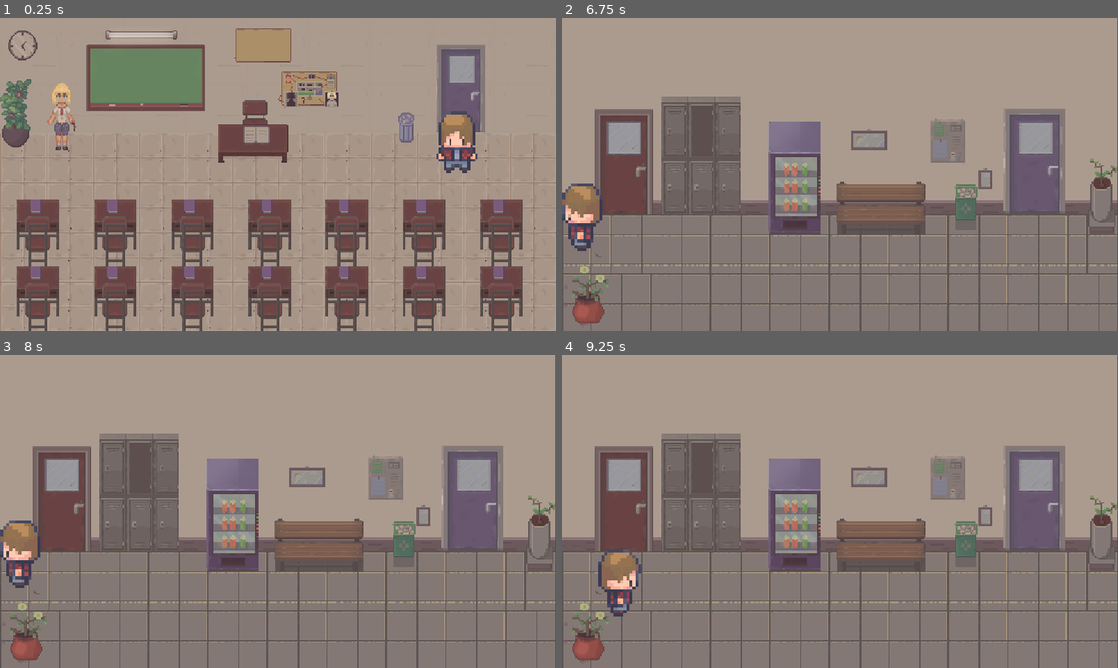
Above: before the commit, frames 1-4 (two rows, left to right).
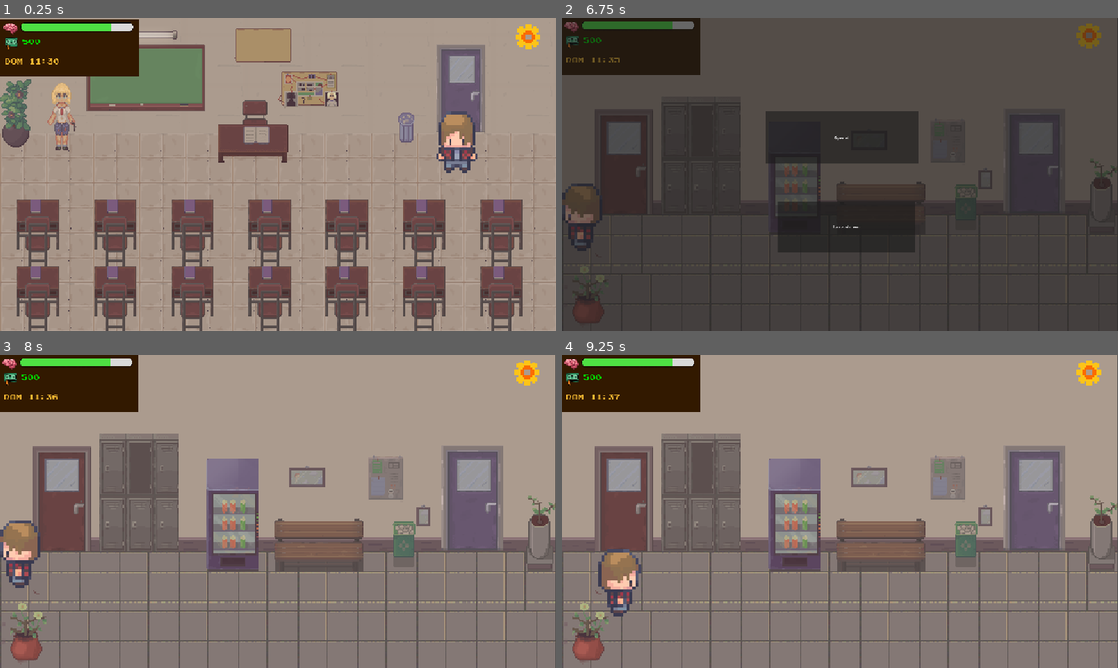
Above: after the commit, the same moments.

Repository: BurningUNI/BurnOut
Game: Godot game, scene res://scenes/classe.tscn
Same seed, same stepped clock (60 frames per second), same inputs: the game is played once before the commit and once after it. This scene is started directly instead of the project's main scene.
Inputs (mouse positions are in pixels of both pictures, inside the frame that each line leads up to):
- Up to frame 1 (0.25 s): no input
- Up to frame 2 (6.75 s): click (1090, 36) at 0.52 s; click (840, 140) at 1.25 s, where only the run after the commit has a clickable "Riprendi"; move the mouse to (962, 158) at 2.02 s; hold Right (ui_right) 2.03-2.78 s; hold Space (interact) 2.03-2.78 s; click (962, 158) at 2.17 s; move the mouse to (728, 190) at 2.77 s; hold Down (ui_down) 2.78-3.53 s; tap Space (interact) at 2.85, 4.35, 5.85 s; move the mouse to (895, 105) at 3.52 s; hold Right (ui_right) 3.53-4.28 s; hold Space (interact) 3.53-4.28 s; move the mouse to (812, 237) at 4.27 s; hold Up (ui_up) 4.28-5.03 s; click (812, 237) at 4.42 s; move the mouse to (1006, 221) at 5.02 s; hold Space (interact) 5.03-5.78 s; hold Left (ui_left) 5.03-6.5 s; move the mouse to (673, 127) at 5.77 s; click (1090, 33) at 6.52 s
- Up to frame 3 (8 s): click (278, 473) at 7.25 s, where only the run after the commit has a clickable "Riprendi"
- Up to frame 4 (9.25 s): move the mouse to (867, 511) at 8.02 s; hold Down (ui_down) 8.03-8.78 s; hold Space (interact) 8.03-8.78 s; click (867, 511) at 8.17 s; move the mouse to (756, 433) at 8.77 s; hold Right (ui_right) from 8.78 s (still down); tap Space (interact) at 8.85 s

The runs differ from the first frame. In frame 1, 4.8% of the frame differs, in the area x 0-98%, y 0-19%; in frame 2, 100%, in the area x 0-100%, y 0-100%; in frame 3, 4.8%; in frame 4, 4.8%.

Commit message:
MENU IMPOSTAZIONI

Diff:
--- a/scenes/classe.tscn
+++ b/scenes/classe.tscn
@@ -1,7 +1,8 @@
-[gd_scene load_steps=21 format=3 uid="uid://d0naevhyupmjv"]
+[gd_scene load_steps=22 format=3 uid="uid://d0naevhyupmjv"]
 
 [ext_resource type="Texture2D" uid="uid://igvq6yd8fhv7" path="res://assets/scuola/A4.png" id="1_c5bre"]
 [ext_resource type="Script" uid="uid://b4oh323e0ysf" path="res://scripts/classe.gd" id="1_d8tu8"]
+[ext_resource type="PackedScene" uid="uid://bkwkee3ck8nss" path="res://scenes/ui/hud.tscn" id="2_5kxqk"]
 [ext_resource type="Texture2D" uid="uid://c0mrarpvssha2" path="res://assets/scuola/A5.png" id="2_8s5db"]
 [ext_resource type="Texture2D" uid="uid://degqn82gm6e5n" path="res://assets/scuola/Inside_C.png" id="3_d8tu8"]
 [ext_resource type="Texture2D" uid="uid://comf1qitkjkmj" path="res://assets/scuola/Inside_D.png" id="4_ooelu"]
@@ -3824,6 +3825,13 @@
 [node name="Classe" type="Node2D"]
 script = ExtResource("1_d8tu8")
 
+[node name="HUD" parent="." instance=ExtResource("2_5kxqk")]
+scale = Vector2(0.5, 0.5)
+transform = Transform2D(0.5, 0, 0, 0.5, 0, 0)
+
+[node name="PhonePopup" parent="HUD" index="2"]
+visible = false
+
 [node name="TileMap" type="TileMap" parent="."]
 tile_set = SubResource("TileSet_4854f")
 format = 2
@@ -3903,4 +3911,5 @@
 [connection signal="body_entered" from="areaPorta" to="." method="_on_area_porta_body_entered"]
 [connection signal="body_exited" from="areaPorta" to="." method="_on_area_porta_body_exited"]
 
+[editable path="HUD"]
 [editable path="Player"]
--- a/scenes/corridoio.tscn
+++ b/scenes/corridoio.tscn
@@ -3913,6 +3913,17 @@
 [node name="Corridoio" type="Node2D"]
 script = ExtResource("1_timwp")
 
+[node name="HUD" parent="." instance=ExtResource("9_mhdcs")]
+offset = Vector2(-2, -3)
+scale = Vector2(0.5, 0.5)
+transform = Transform2D(0.5, 0, 0, 0.5, -2, -3)
+
+[node name="PhonePopup" parent="HUD" index="2"]
+visible = false
+
+[node name="ImpostazioniButton" parent="HUD" index="3"]
+metadata/_edit_use_anchors_ = true
+
 [node name="TileMap" type="TileMap" parent="."]
 tile_set = SubResource("TileSet_c6qbj")
 format = 2
@@ -3998,12 +4009,6 @@
 horizontal_alignment = 1
 vertical_alignment = 2
 
-[node name="HUD" parent="." instance=ExtResource("9_mhdcs")]
-visible = false
-offset = Vector2(-2, -3)
-scale = Vector2(0.5, 0.5)
-transform = Transform2D(0.5, 0, 0, 0.5, -2, -3)
-
 [node name="SpawnPortaCasa" type="Marker2D" parent="."]
 position = Vector2(19, 45)
 
@@ -4015,4 +4020,5 @@
 [connection signal="body_entered" from="portaClasse" to="." method="_on_porta_classe_body_entered"]
 [connection signal="body_exited" from="portaClasse" to="." method="_on_porta_classe_body_exited"]
 
+[editable path="HUD"]
 [editable path="Player"]
--- a/scenes/ui/hud.tscn
+++ b/scenes/ui/hud.tscn
@@ -7,6 +7,7 @@
 [ext_resource type="Texture2D" uid="uid://c6866mrkuq1cs" path="res://assets/icons/icons8-soldi-50.png" id="5_136eg"]
 [ext_resource type="FontFile" uid="uid://l0nqfp87alnk" path="res://assets/fonts/PressStart2P-Regular.ttf" id="6_oj5la"]
 [ext_resource type="Texture2D" uid="uid://ced03621wvl2q" path="res://scenes/oggetti/ChatGPT_Image_7_giu_2025_12_07_25-removebg-preview.png" id="7_gss2c"]
+[ext_resource type="Texture2D" uid="uid://c04e21qf0oj5k" path="res://assets/icons/icons8-impostazioni-128 (1).png" id="8_h022r"]
 
 [sub_resource type="StyleBoxFlat" id="StyleBoxFlat_oj5la"]
 bg_color = Color(0.196078, 0.0980392, 0, 1)
@@ -102,58 +103,90 @@
 anchor_top = 1.0
 anchor_right = 0.5
 anchor_bottom = 1.0
-offset_left = -20.5
-offset_top = -41.0
-offset_right = 20.5
+offset_left = -19.0
+offset_top = -506.0
+offset_right = 1268.0
+offset_bottom = 563.0
 grow_horizontal = 2
 grow_vertical = 0
+size_flags_vertical = 4
 
 [node name="PhoneImage" type="TextureRect" parent="PhonePopup"]
 layout_mode = 1
-anchors_preset = -1
-anchor_top = -8.365
-anchor_right = 12.263
-offset_left = 169.5
-offset_top = -66.035
-offset_right = 166.717
-offset_bottom = 91.0
+anchors_preset = 15
+anchor_right = 1.0
+anchor_bottom = 1.0
+offset_left = 11.0
+offset_top = 32.0
+offset_right = -165.0
+offset_bottom = -141.0
+grow_horizontal = 2
+grow_vertical = 2
 texture = ExtResource("7_gss2c")
 
 [node name="MessageLabel" type="Label" parent="PhonePopup"]
 layout_mode = 0
-offset_left = 340.5
-offset_top = -202.0
-offset_right = 545.5
-offset_bottom = -110.0
+offset_left = 386.0
+offset_top = 405.0
+offset_right = 755.0
+offset_bottom = 595.0
 theme_type_variation = &"HeaderSmall"
 theme_override_colors/font_color = Color(0, 0, 0, 1)
-theme_override_font_sizes/font_size = 11
+theme_override_font_sizes/font_size = 20
 text = "Buongiorno, sta iniziando la
-tua prima lezione. Premi
-accetta e recati davanti alla
-porta per andare a lezione,
-altrimenti schiaccia rifiuta"
+tua prima lezione. Recati davanti alla
+porta per andare a lezione"
 
-[node name="AcceptButton" type="Button" parent="PhonePopup"]
+[node name="ChiudiBottone" type="Button" parent="PhonePopup"]
+layout_mode = 0
+offset_left = 501.0
+offset_top = 607.0
+offset_right = 637.0
+offset_bottom = 655.0
+text = "Chiudi"
+
+[node name="ImpostazioniButton" type="TextureButton" parent="."]
+offset_left = 2123.0
+offset_top = 13.0
+offset_right = 2251.0
+offset_bottom = 141.0
+texture_normal = ExtResource("8_h022r")
+
+[node name="MenuPause" type="Control" parent="."]
+layout_mode = 3
+anchors_preset = 0
+offset_left = 57.0
+offset_top = 37.0
+offset_right = 2417.0
+offset_bottom = 1600.0
+
+[node name="Panel" type="Panel" parent="MenuPause"]
 layout_mode = 1
-anchors_preset = -1
-anchor_left = 7.909
-anchor_top = -8.624
-anchor_right = 12.552
+anchors_preset = 15
+anchor_right = 1.0
 anchor_bottom = 1.0
-offset_left = 23.231
-offset_top = 266.584
-offset_right = -100.132
-offset_bottom = -96.0
-text = "Accetta"
+offset_left = -58.0
+offset_top = -40.0
+grow_horizontal = 2
+grow_vertical = 2
 
-[node name="RejectButton" type="Button" parent="PhonePopup"]
+[node name="RiprendiButton" type="Button" parent="MenuPause/Panel"]
 layout_mode = 0
-offset_left = 442.5
-offset_top = -86.0
-offset_right = 501.5
-offset_bottom = -55.0
-text = "Rifiuta"
+offset_left = 845.0
+offset_top = 395.0
+offset_right = 1481.0
+offset_bottom = 611.0
+text = "Riprendi"
 
-[connection signal="pressed" from="PhonePopup/AcceptButton" to="." method="_on_accept_button_pressed"]
-[connection signal="pressed" from="PhonePopup/RejectButton" to="." method="_on_reject_button_pressed"]
+[node name="TornaAlMenuButton" type="Button" parent="MenuPause/Panel"]
+layout_mode = 0
+offset_left = 898.0
+offset_top = 766.0
+offset_right = 1468.0
+offset_bottom = 979.0
+text = "Torna al menù"
+
+[connection signal="pressed" from="PhonePopup/ChiudiBottone" to="." method="_on_reject_button_pressed"]
+[connection signal="pressed" from="ImpostazioniButton" to="." method="_on_impostazioni_button_pressed"]
+[connection signal="pressed" from="MenuPause/Panel/RiprendiButton" to="." method="_on_riprendi_button_pressed"]
+[connection signal="pressed" from="MenuPause/Panel/TornaAlMenuButton" to="." method="_on_torna_al_menu_button_pressed"]
--- a/scripts/hud.gd
+++ b/scripts/hud.gd
@@ -1,28 +1,50 @@
-# HUD.gd
-extends CanvasLayer   # Il nodo radice della scena HUD.tscn DEVE essere di tipo CanvasLayer
+extends CanvasLayer
+
+# ---------------------------------------------------------------------
+# COSTANTI
+# ---------------------------------------------------------------------
+const PAUSE_MODE_PROCESS = 2
 
 # ---------------------------------------------------------------------
 # NODI ESISTENTI (statistiche, orologio, ecc.)
 # ---------------------------------------------------------------------
-@onready var statistiche_sfondo: Panel          = $StatisticheSfondo
+@onready var statistiche_sfondo: Panel = $StatisticheSfondo
 @onready var salute_mentale_bar: TextureProgressBar = $StatisticheSfondo/SaluteMentaleBar
-@onready var soldi_quantita_label: Label        = $StatisticheSfondo/SoldiIcona/QuantitaSoldi
-@onready var orologio_label: Label              = $StatisticheSfondo/OrologioLabel
-@onready var notifica_messaggio_label: Label    = $NotificaMessaggioLabel
-@onready var stats_manager: Node                = get_node("/root/StatsManager")
+@onready var soldi_quantita_label: Label = $StatisticheSfondo/SoldiIcona/QuantitaSoldi
+@onready var orologio_label: Label = $StatisticheSfondo/OrologioLabel
+@onready var notifica_messaggio_label: Label = $NotificaMessaggioLabel
+@onready var stats_manager: Node = get_node("/root/StatsManager")
 
 # ---------------------------------------------------------------------
-# --- TELEFONO (nuovi riferimenti UI) ---------------------------------
+# TELEFONO
 # ---------------------------------------------------------------------
-@onready var phone_popup: Control  = $PhonePopup
-@onready var accept_button: Button = $PhonePopup/AcceptButton
-@onready var reject_button: Button = $PhonePopup/RejectButton
+@onready var phone_popup: Control = $PhonePopup
+@onready var chiudi_button: Button = $PhonePopup/ChiudiBottone
+var phone_shown: bool = false
 
-var phone_shown: bool = false   # tiene traccia se il telefono è già apparso
 # ---------------------------------------------------------------------
+# MENU PAUSA
+# ---------------------------------------------------------------------
+@onready var impostazioni_button: TextureButton = $ImpostazioniButton
+@onready var menu_pause: Control = $MenuPause
+@onready var riprendi_button: Button = $MenuPause/Panel/RiprendiButton
+@onready var torna_al_menu_button: Button = $MenuPause/Panel/TornaAlMenuButton
 
+# ---------------------------------------------------------------------
 func _ready():
-	# Collegamenti già presenti
+	print("HUD: _ready() iniziato")
+
+	# Assicura che il CanvasLayer riceva input anche in pausa
+	set_process_mode(Node.PROCESS_MODE_ALWAYS)
+	print("HUD: pause_mode impostato su PROCESS (2)")
+
+	# DEBUG nodi
+	print("DEBUG: riprendi_button = ", riprendi_button)
+	print("DEBUG: torna_al_menu_button = ", torna_al_menu_button)
+	print("DEBUG: impostazioni_button = ", impostazioni_button)
+	print("DEBUG: menu_pause = ", menu_pause)
+
+	# Collegamenti al StatsManager
 	stats_manager.salute_mentale_cambiata.connect(_on_salute_mentale_cambiata)
 	stats_manager.soldi_cambiati.connect(_on_soldi_cambiati)
 	stats_manager.tempo_cambiato.connect(_on_tempo_cambiato)
@@ -31,28 +53,50 @@
 
 	_on_salute_mentale_cambiata(stats_manager.salute_mentale)
 	_on_soldi_cambiati(stats_manager.soldi)
-	_on_tempo_cambiato(stats_manager.ora, stats_manager.minuti, stats_manager.nomi_giorni_settimana[stats_manager.indice_giorno_settimana])
+	_on_tempo_cambiato(
+		stats_manager.ora,
+		stats_manager.minuti,
+		stats_manager.nomi_giorni_settimana[stats_manager.indice_giorno_settimana]
+	)
 
-	# --- TELEFONO: collega i bottoni ---
-	accept_button.pressed.connect(_on_accept_button_pressed)
-	reject_button.pressed.connect(_on_reject_button_pressed)
+	# TELEFONO
+	if not chiudi_button.pressed.is_connected(_on_chiudi_button_pressed):
+		chiudi_button.pressed.connect(_on_chiudi_button_pressed)
+		print("Segnale CHIUDI collegato")
 	phone_popup.visible = false
 
+	# MENU PAUSA
+	if not impostazioni_button.pressed.is_connected(_on_impostazioni_button_pressed):
+		impostazioni_button.pressed.connect(_on_impostazioni_button_pressed)
+		print("Segnale IMPOSTAZIONI collegato")
 
-# -----------------------------------------------------------------
-# --- CALLBACK ESISTENTI DELLO STATS MANAGER ----------------------
-# -----------------------------------------------------------------
+	if not riprendi_button.pressed.is_connected(_on_riprendi_button_pressed):
+		riprendi_button.pressed.connect(_on_riprendi_button_pressed)
+		print("Segnale RIPRENDI collegato")
+
+	if not torna_al_menu_button.pressed.is_connected(_on_torna_al_menu_button_pressed):
+		torna_al_menu_button.pressed.connect(_on_torna_al_menu_button_pressed)
+		print("Segnale TORNA AL MENU collegato")
+
+	menu_pause.visible = false
+	get_tree().paused = false
+
+# ---------------------------------------------------------------------
+# CALLBACK STATS MANAGER
+# ---------------------------------------------------------------------
 func _on_salute_mentale_cambiata(nuova_salute: int) -> void:
+	print("Salute mentale aggiornata: ", nuova_salute)
 	salute_mentale_bar.value = nuova_salute
 
 func _on_soldi_cambiati(nuovi_soldi: int) -> void:
+	print("Soldi aggiornati: ", nuovi_soldi)
 	soldi_quantita_label.text = str(nuovi_soldi)
 
 func _on_tempo_cambiato(nuova_ora: int, nuovi_minuti: int, nuovo_giorno_nome: String) -> void:
 	var tempo_formattato = "%02d:%02d" % [nuova_ora, nuovi_minuti]
 	orologio_label.text = "%s %s" % [nuovo_giorno_nome, tempo_formattato]
+	print("Tempo aggiornato: ", orologio_label.text)
 
-	# --- TELEFONO: controlla se è il momento di mostrarlo
 	_check_phone_popup(nuova_ora, nuovi_minuti)
 
 func _on_evento_casuale_triggerato(tipo_evento: String, messaggio: String, importo: int) -> void:
@@ -67,12 +111,14 @@
 	tween.tween_interval(3.0)
 	tween.tween_property(notifica_messaggio_label, "modulate:a", 0.0, 1.5)
 
+	print("Evento casuale mostrato: ", full_message)
+
 func _on_letto_pronto(letto_node_ref: Area2D) -> void:
 	if is_instance_valid(letto_node_ref):
 		letto_node_ref.connect("letto_interagito", _on_letto_interagito)
-		print("HUD: Segnale 'letto_interagito' collegato con successo tramite StatsManager.")
+		print("HUD: Segnale 'letto_interagito' collegato con successo.")
 	else:
-		print("HUD ERROR: Il riferimento al nodo Letto passato da StatsManager non è valido.")
+		print("HUD ERROR: Nodo letto non valido!")
 
 func _on_letto_interagito(messaggio: String, successo: bool) -> void:
 	notifica_messaggio_label.text = messaggio
@@ -82,22 +128,35 @@
 	tween.tween_interval(2.0)
 	tween.tween_property(notifica_messaggio_label, "modulate:a", 0.0, 1.0)
 
+	print("Interazione letto: ", messaggio)
 
-# -----------------------------------------------------------------
-# --- SEZIONE TELEFONO: funzioni dedicate -------------------------
-# -----------------------------------------------------------------
+# ---------------------------------------------------------------------
+# TELEFONO
+# ---------------------------------------------------------------------
 func _check_phone_popup(ora: int, minuti: int) -> void:
-	# Mostra il telefono al minuto 5, una sola volta
 	if not phone_shown and minuti == 5:
 		phone_shown = true
 		phone_popup.visible = true
+		print("Popup telefono mostrato alle ", ora, ":", minuti)
 
-func _on_accept_button_pressed() -> void:
+func _on_chiudi_button_pressed() -> void:
 	phone_popup.visible = false
-	print("Richiesta accettata")
-	# TODO: aggiungi qui la logica da eseguire quando l’utente accetta
+	print("Popup telefono chiuso")
 
-func _on_reject_button_pressed() -> void:
-	phone_popup.visible = false
-	print("Richiesta rifiutata")
-	# Nessuna azione extra in caso di rifiuto (per ora)
+# ---------------------------------------------------------------------
+# MENU PAUSA
+# ---------------------------------------------------------------------
+func _on_impostazioni_button_pressed() -> void:
+	menu_pause.visible = true
+	get_tree().paused = true
+	print("Impostazioni aperte, gioco in pausa")
+
+func _on_riprendi_button_pressed() -> void:
+	menu_pause.visible = false
+	get_tree().paused = false
+	print("Riprendi premuto, gioco ripreso")
+
+func _on_torna_al_menu_button_pressed() -> void:
+	get_tree().paused = false
+	print("Torna al menu premuto, cambio scena...")
+	get_tree().change_scene_to_file("res://scenes/mainmenu.tscn")
Renamed: scenes/Gemini_Generated_Image_17w9yg17w9yg17w9.jpeg -> assets/icons/Gemini_Generated_Image_17w9yg17w9yg17w9.jpeg
Not shown, changed: assets/icons/Gemini_Generated_Image_17w9yg17w9yg17w9.jpeg.import
Binary file added: assets/icons/icons8-impostazioni-128 (1).png
Not shown, added: assets/icons/icons8-impostazioni-128 (1).png.import
Not shown: 1 places in scenes/ui/hud.tscn that only renumber resources
